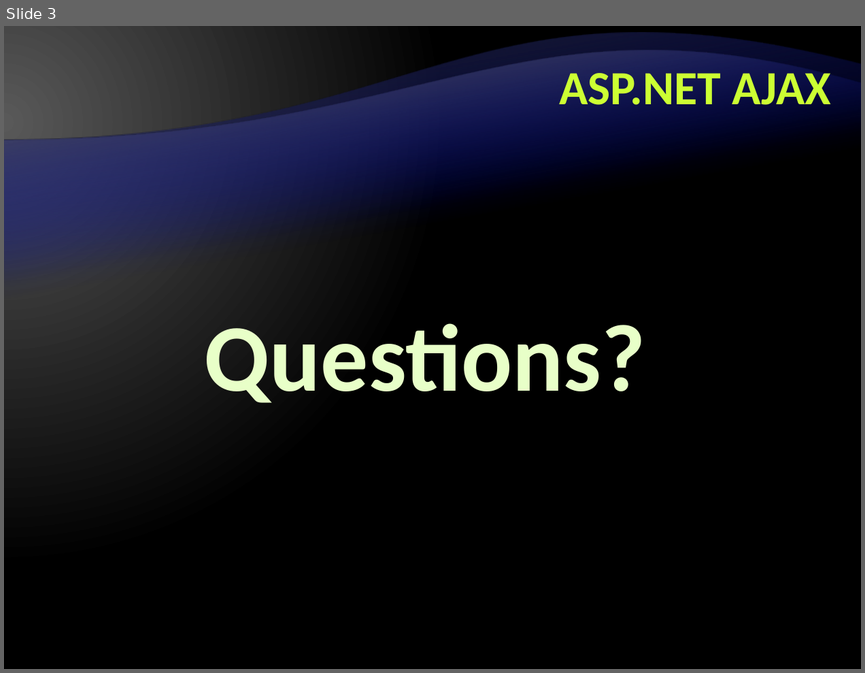
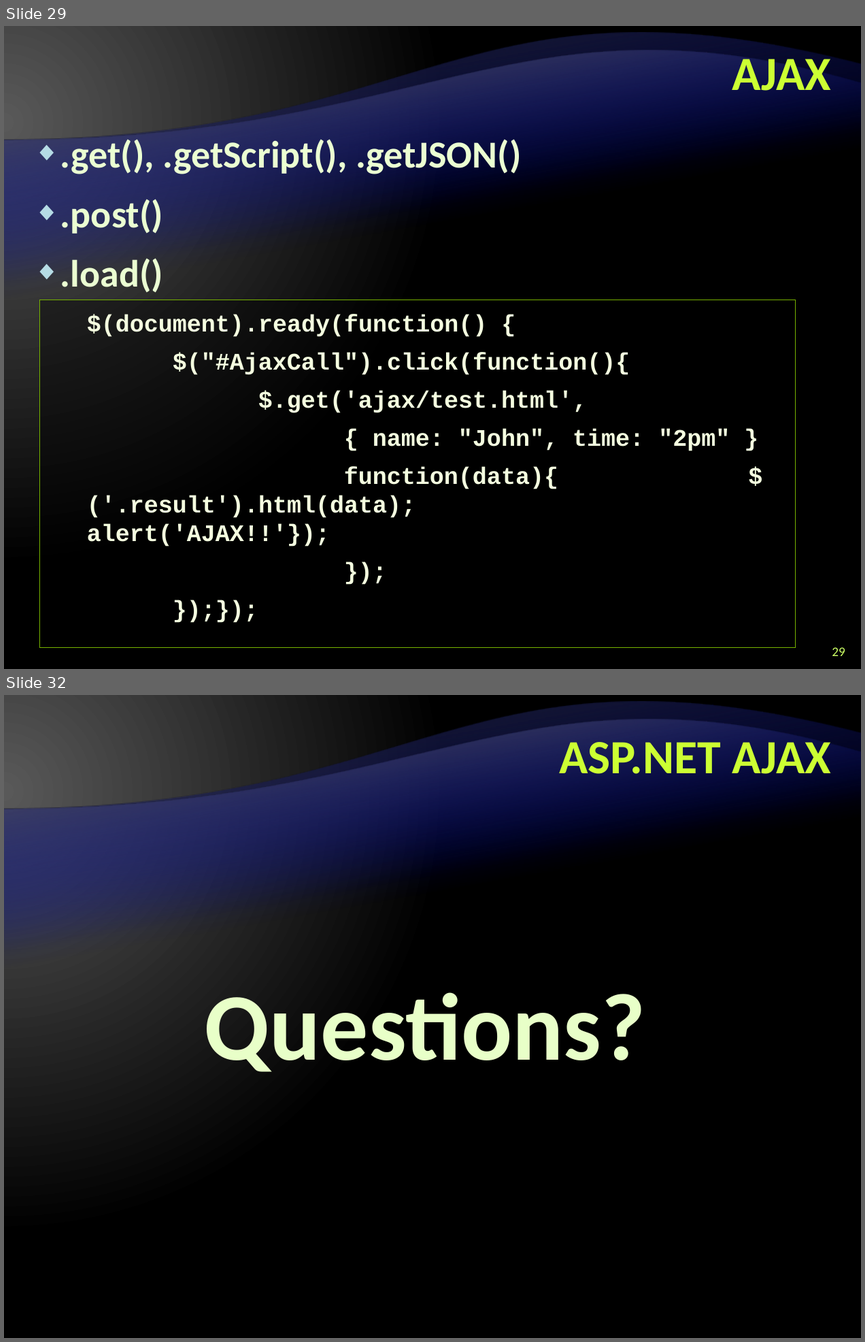
Before and after one commit to Graveheart/aspnetcourse, a slide deck: lectures/11. ASP.NET AJAX.pptx. Shown one above the other, each under a label of ours: slide 3 before the commit, slides 29 and 32 after it; the slides between them are not shown. The pictures are 865x673 and 865x1342 pixels, drawn with LibreOffice and Linux fonts; fonts in the diff are those of the drawing; background and template pictures are left out. Boxes give left, top, right and bottom in pixels: in the first picture for what was removed or moved away, otherwise in the second. Text is boxed around its words. In the diff, an @@ line names an element or a change of style, - is before the commit and + after.

```diff
--- a/lectures/11. ASP.NET AJAX.pptx
+++ b/lectures/11. ASP.NET AJAX.pptx
@@ slide 29 added at box(4, 26, 861, 669), background gradient #595959 to #000000; not listed: 2 template elements that a slide beside it also shows @@
@@ title added at box(732, 50, 831, 91), 40 pt, text #CCFF33, bold @@
+AJAX
@@ text added at box(60, 139, 521, 293), 32 pt, text #EBFFD2, bold @@
+◆ .get(), .getScript(), .getJSON()
+◆ .post()
+◆ .load()
@@ rectangle added at box(40, 299, 796, 648), fill #000000 at 40% opacity, outline #76B200 0.25 pt, 20 pt, text #F5FFE0, bold @@
+    $(document).ready(function() {
+    $("#AjaxCall").click(function(){
+    $.get('ajax/test.html',
+    { name: "John", time: "2pm" }
+    function(data){ $('.result').html(data); alert('AJAX!!'});
+    });
+    });});
@@ page number added at box(832, 647, 844, 656), 11 pt, text #CCFF66 @@
+29
@@ what was slide 3 is now slide 32 @@
```
Also in this commit, not shown: 2 slides changed, 30 other slides added, 1 other file.
